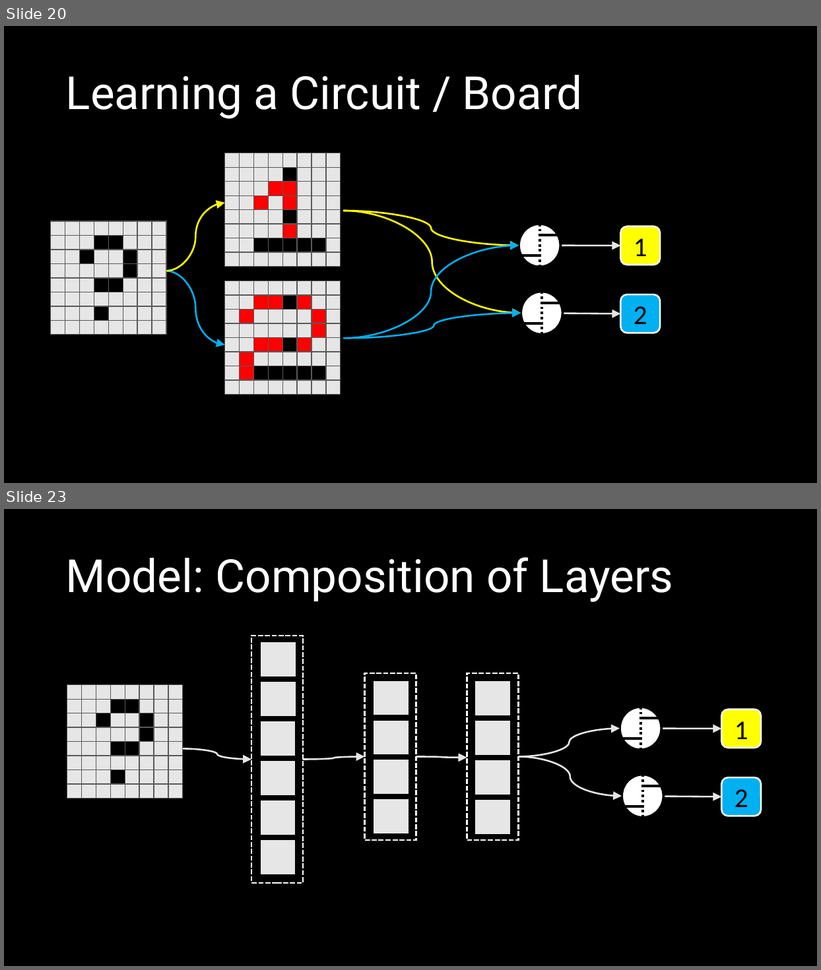
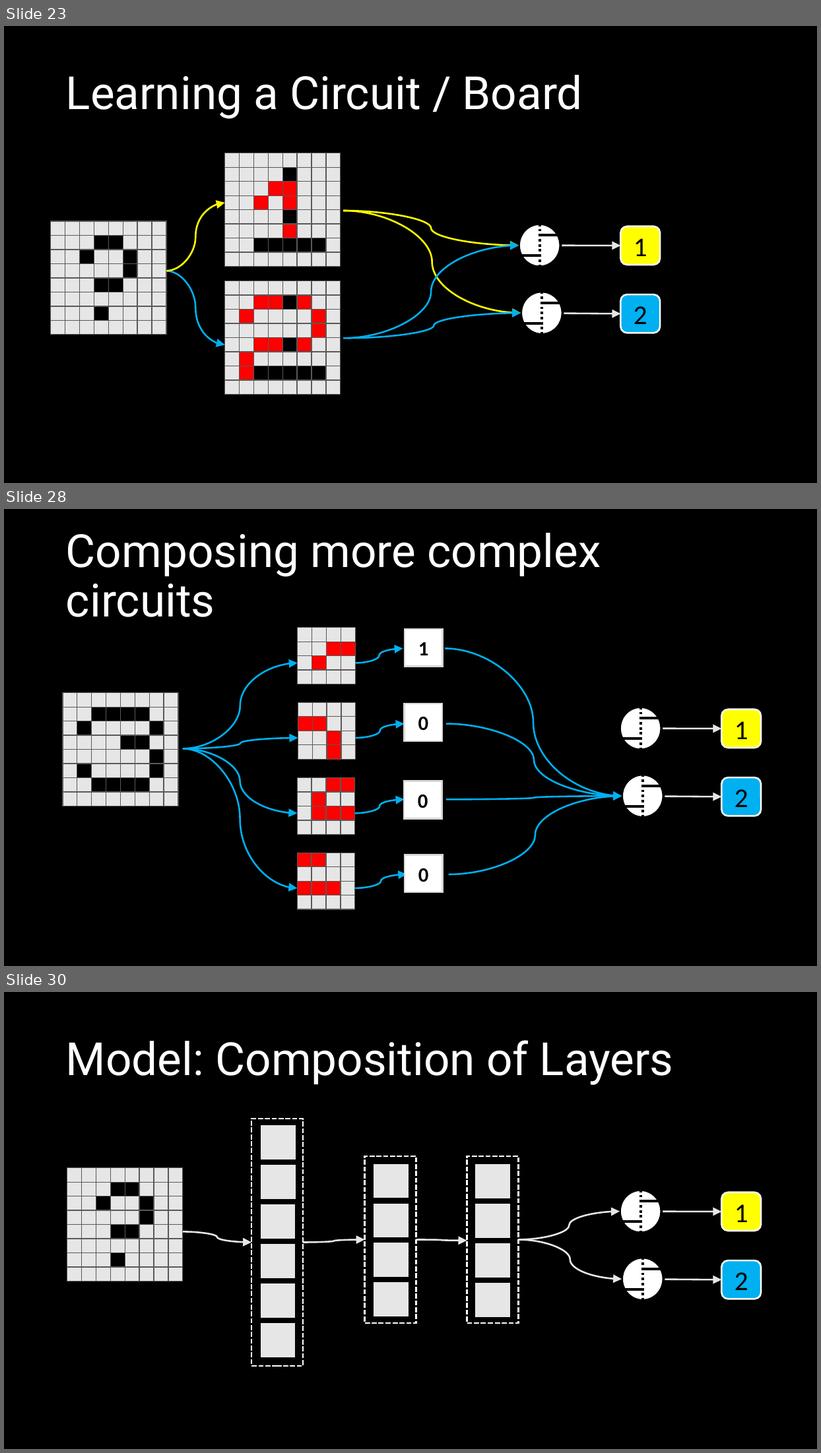
Before and after one commit to mathias-brandewinder/Presentations, a slide deck: deep-learning-cntk-fsharp/slides/cntk.pptx. Shown one above the other, each under a label of ours: slides 20 and 23 before the commit, slides 23, 28 and 30 after it; the slides between them are not shown. The pictures are 821x970 and 821x1453 pixels, drawn with LibreOffice and Linux fonts; fonts in the diff are those of the drawing. Boxes give left, top, right and bottom in pixels: in the first picture for what was removed or moved away, otherwise in the second. Text is boxed around its words. In the diff, an @@ line names an element or a change of style, - is before the commit and + after.

```diff
--- a/deep-learning-cntk-fsharp/slides/cntk.pptx
+++ b/deep-learning-cntk-fsharp/slides/cntk.pptx
@@ slide 28 added at (4, 509, 817, 966), background #000000 @@
@@ title added at (66, 533, 601, 617), 54 pt, text #FFFFFF @@
+Composing more complex circuits
@@ rectangle added at (405, 629, 443, 667), fill #FFFFFF, outline #D9D9D9 2 pt, 24 pt, text #000000, bold @@
+1
@@ curved arrow added from (183, 749) to (298, 663), #00B0F0 2 pt @@
@@ curved arrow added from (355, 663) to (403, 649), #00B0F0 2 pt @@
@@ curved arrow added from (445, 649) to (622, 796), #00B0F0 2 pt @@
@@ group added at (298, 628, 355, 684): 16 rectangles @@
@@ rectangle added at (404, 704, 442, 741), fill #FFFFFF, outline #D9D9D9 2 pt, 24 pt, text #000000, bold @@
+0
@@ curved arrow added from (356, 739) to (404, 723), #00B0F0 2 pt @@
@@ curved arrow added from (446, 723) to (622, 796), #00B0F0 2 pt @@
@@ group added at (63, 693, 178, 806): 64 rectangles @@
@@ curved arrow added from (183, 749) to (298, 739), #00B0F0 2 pt @@
@@ group added at (298, 703, 356, 759): 16 rectangles @@
@@ curved arrow added from (183, 749) to (298, 813), #00B0F0 2 pt @@
@@ curved arrow added from (183, 749) to (298, 889), #00B0F0 2 pt @@
@@ rectangle added at (404, 782, 442, 819), fill #FFFFFF, outline #D9D9D9 2 pt, 24 pt, text #000000, bold @@
+0
@@ curved arrow added from (355, 813) to (404, 800), #00B0F0 2 pt @@
@@ curved arrow added from (446, 800) to (622, 796), #00B0F0 2 pt @@
@@ curved arrow added from (449, 875) to (622, 796), #00B0F0 2 pt @@
@@ group added at (298, 778, 355, 835): 16 rectangles @@
@@ group added at (620, 707, 762, 819): 6 lines, 2 rounded rectangles, 2 arrows, 2 ellipses @@
+1
+2
@@ rectangle added at (405, 855, 443, 892), fill #FFFFFF, outline #D9D9D9 2 pt, 24 pt, text #000000, bold @@
+0
@@ curved arrow added from (355, 889) to (407, 875), #00B0F0 2 pt @@
@@ group added at (298, 853, 355, 910): 16 rectangles @@
@@ what was slide 20 is now slide 23 @@
@@ what was slide 23 is now slide 30 @@
```
Also in this commit, not shown: 12 slides changed, 8 other slides added.
